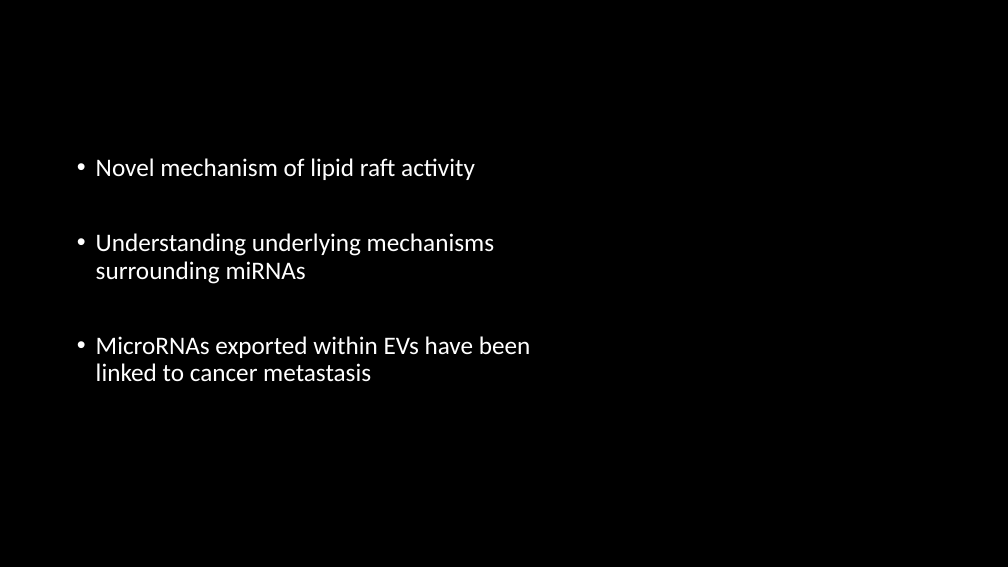
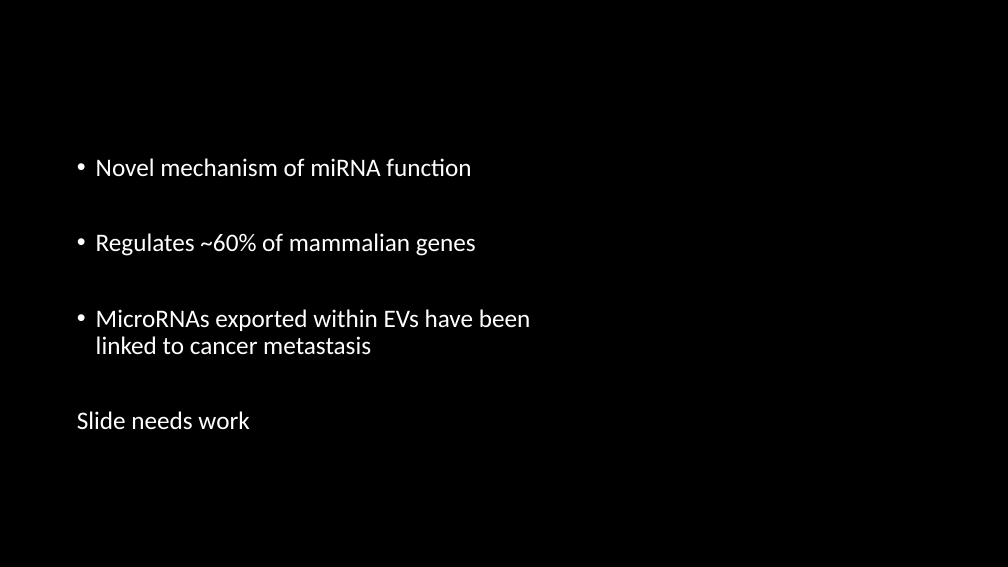
Before and after one commit to HarleyRobinson/Honours2, a slide deck: slide 15 of BackgroundInfo/Selective export of microRNA via extracellular vesicles.pptx. Drawn at 1008x567 pixels with LibreOffice and Linux fonts; fonts in the diff are those of the drawing; background and template pictures are left out. Boxes give left, top, right and bottom in pixels: in the first picture for what was removed or moved away, otherwise in the second. Text is boxed around its words. In the diff, an @@ line names an element or a change of style, - is before the commit and + after.

```diff
--- a/BackgroundInfo/Selective export of microRNA via extracellular vesicles.pptx
+++ b/BackgroundInfo/Selective export of microRNA via extracellular vesicles.pptx
@@ text at (x1=96, y1=158, x2=476, y2=256): text changed @@
-• Novel mechanism of lipid raft activity
-• Understanding underlying mechanisms surrounding miRNAs
+• Novel mechanism of miRNA function
+• Regulates ~60% of mammalian genes
@@ text at (x1=77, y1=411, x2=249, y2=430): paragraph added @@
+Slide needs work
```
Also in this commit, not shown: 6 other slides changed, 1 slide added, 24 other files.
